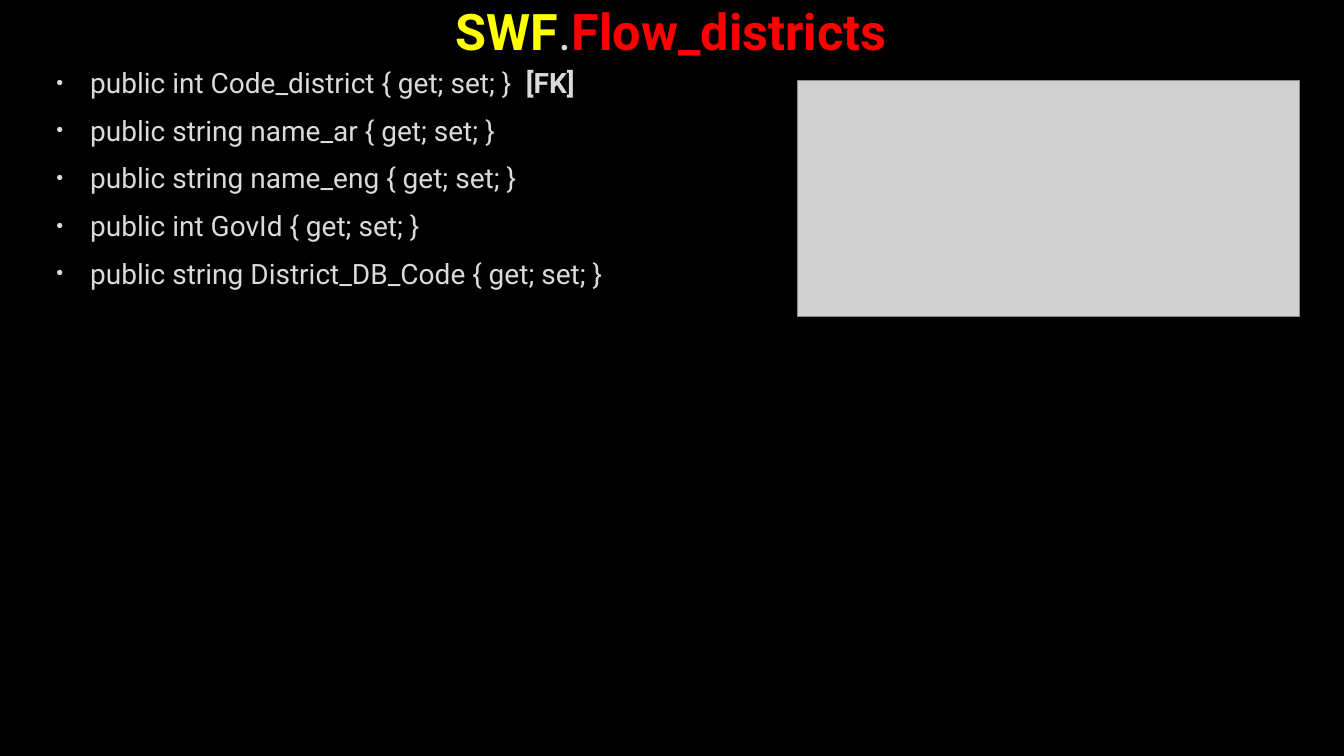
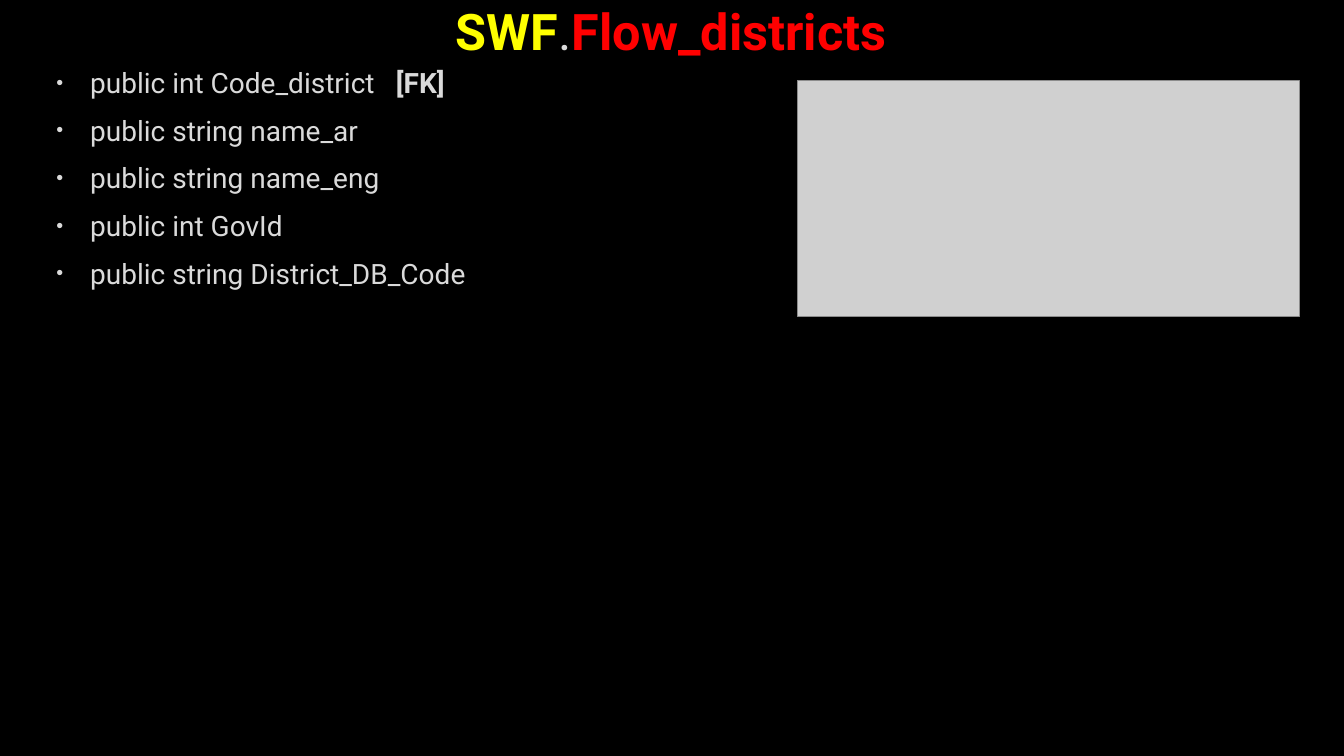
Before and after one commit to AhmedMohamedSamir1/Summary, a slide deck: slide 59 of Dot Net/Business.pptx (slide 37 before the commit). Drawn at 1344x756 pixels with LibreOffice and Linux fonts; fonts in the diff are those of the drawing; grey boxes stand for pictures; background and template pictures are left out. Boxes give left, top, right and bottom in pixels: in the first picture for what was removed or moved away, otherwise in the second. Text is boxed around its words. In the diff, an @@ line names an element or a change of style, - is before the commit and + after.

```diff
--- a/Dot Net/Business.pptx
+++ b/Dot Net/Business.pptx
@@ text at (90, 69, 465, 290): text changed @@
-• public int Code_district { get; set; } [FK]
-• public string name_ar { get; set; }
-• public string name_eng { get; set; }
-• public int GovId { get; set; }
-• public string District_DB_Code { get; set; }
+• public int Code_district [FK]
+• public string name_ar
+• public string name_eng
+• public int GovId
+• public string District_DB_Code
```
Also in this commit, not shown: 11 other slides changed, 27 slides added, 1 slide removed, 4 other files.
